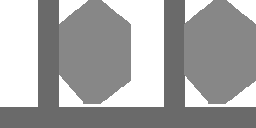
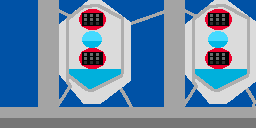
Layer changes from the first 256 × 128 image to the second:
added layer "lighting" above "lineart+color" over [82, 14, 228, 60]
added layer "lineart+color" above "sil" over [0, 0, 256, 128]
